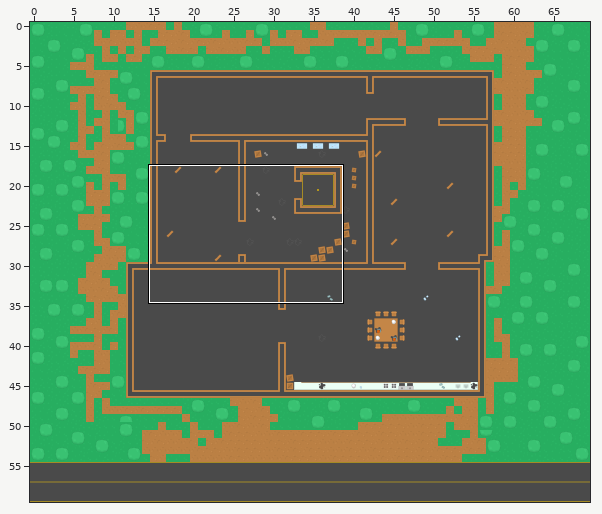
Tiled map -- assets/maps/level3.tmx. Above, an overview of the earlier version with the close-up marked.
Close-up. Before the edit:
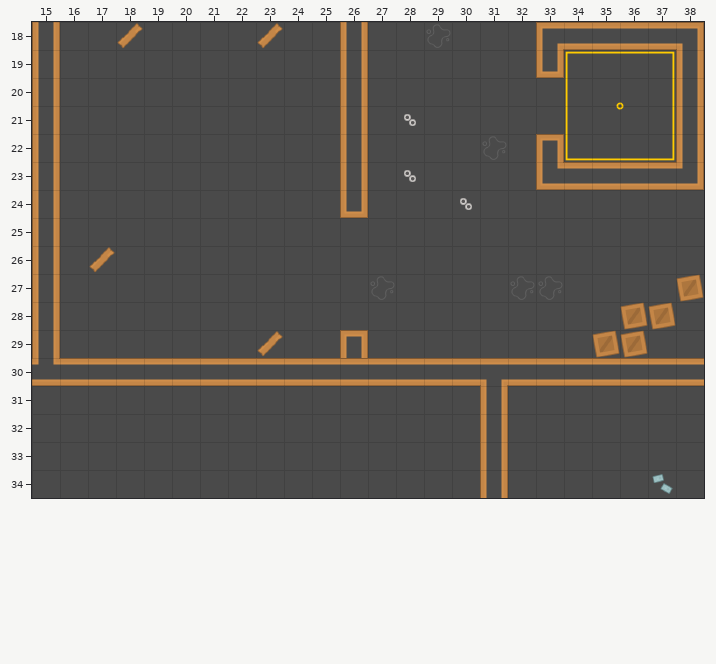
Cells are 64x64 px. Shown: x 15..38, y 18..34. The commit also changed other parts of the map, which this record leaves out.
New version:
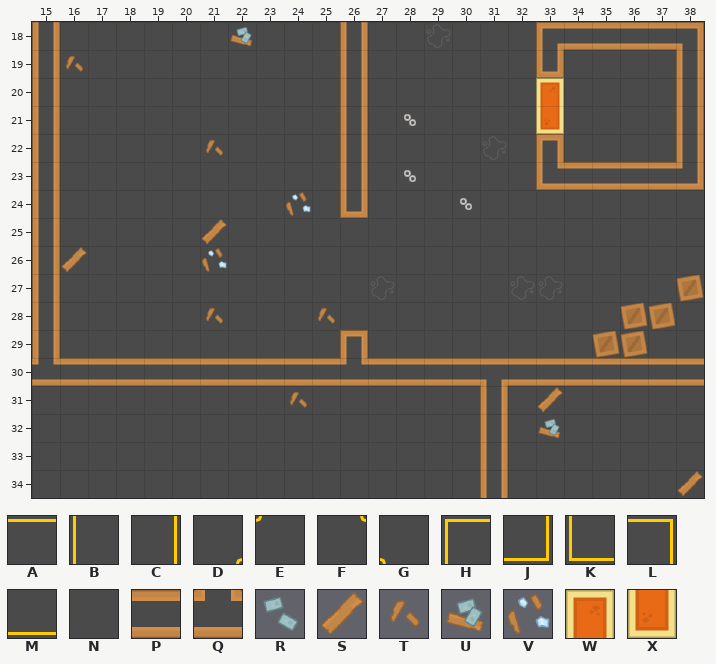
Key: from "tilesheet_complete": A 29, B 29 turned 270, C 29 turned 90, D 30, E 30 turned 180, F 30 turned 270, G 30 turned 90, H 32, J 32 turned 180, K 32 turned 270, L 32 turned 90, M 56, N 85, P 119, Q 121, R 261, S 264, T 265, U 291, V 292, W 344 turned 270, X 344 turned 90.
_ is an empty cell, # one hidden under a higher layer, . an unchanged one.
Change:
--- layer "floor"
@@ x 33..33 @@
-20 #
-21 #
+20 W
+21 X
--- layer "walls"
@@ x 16..37 @@
-18 ..N...NN..............
-19 N.................HAAL
-20 .................NBDGC
-21 .................NBFEC
-22 .....N............KMMJ
+18 .._...__..............
+19 _.................____
+20 ................._____
+21 ................._____
+22 ....._............____
@@ x 16..24 @@
-24 ........N
-25 .....N...
-26 NN...N...
+24 ........_
+25 ....._...
+26 __..._...
@@ x 26..26 @@
-30 P
+30 Q
--- layer "decorations"
@@ x 16..23 @@
-18 ..S..._S
-19 _.......
+18 .._...U_
+19 T.......
@@ x 21..21 @@
-22 _
+22 T
@@ x 16..24 @@
-24 ........_
-25 ....._...
-26 _S..._...
+24 ........V
+25 .....S...
+26 S_...V...
@@ x 21..25 @@
-28 _..._
-29 ..S..
+28 T...T
+29 .._..
@@ x 24..33 @@
-31 _........_
-32 ........._
+31 T........S
+32 .........U
@@ x 37..38 @@
-34 R_
+34 _S
